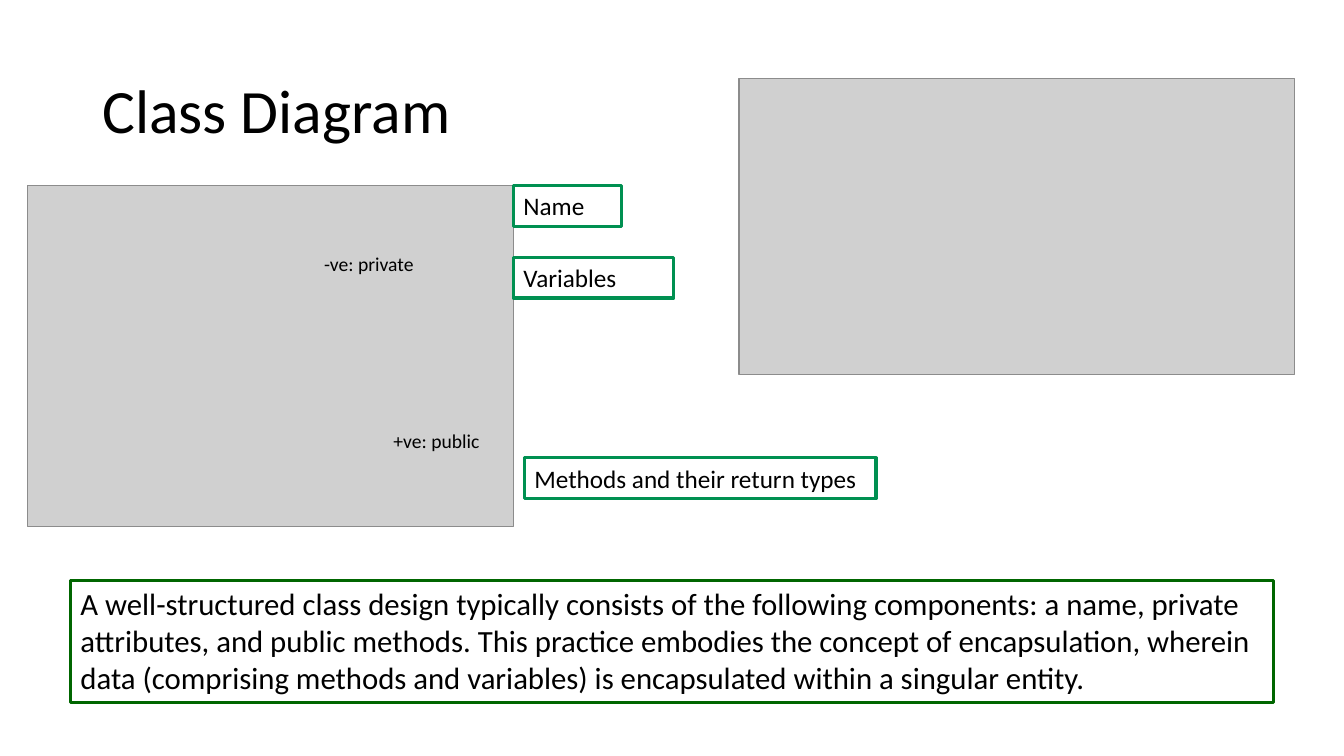
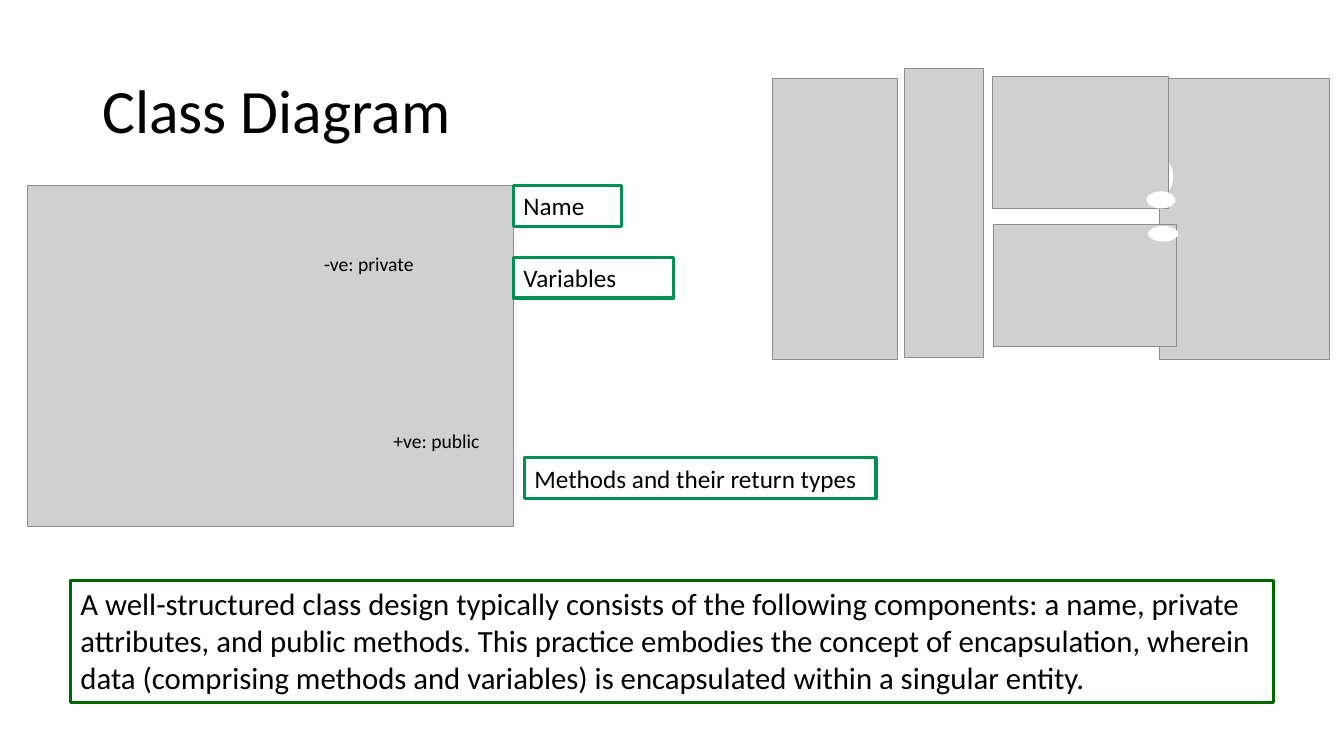
Before and after one commit to johnxu21/johnxu21.github.io, a slide deck: slide 18 of teaching/CS472/Timetable/OOD-V2.pptx. Drawn at 1344x756 pixels with LibreOffice and Linux fonts; fonts in the diff are those of the drawing; grey boxes stand for pictures. Boxes give left, top, right and bottom in pixels: in the first picture for what was removed or moved away, otherwise in the second. Text is boxed around its words. In the diff, an @@ line names an element or a change of style, - is before the commit and + after.

```diff
--- a/teaching/CS472/Timetable/OOD-V2.pptx
+++ b/teaching/CS472/Timetable/OOD-V2.pptx
@@ picture removed at (739, 79, 1296, 375) @@
@@ picture added at (773, 78, 898, 359) @@
@@ picture added at (905, 69, 984, 358) @@
@@ picture added at (993, 77, 1169, 209) @@
@@ picture added at (1160, 78, 1331, 359) @@
@@ ellipse added at (1154, 160, 1174, 194), fill #FFFFFF @@
@@ ellipse added at (1147, 192, 1177, 209), fill #FFFFFF @@
@@ picture added at (994, 224, 1177, 347) @@
@@ ellipse added at (1148, 226, 1179, 241), fill #FFFFFF @@
```
Also in this commit, not shown: 6 other slides changed, 1 other file.
